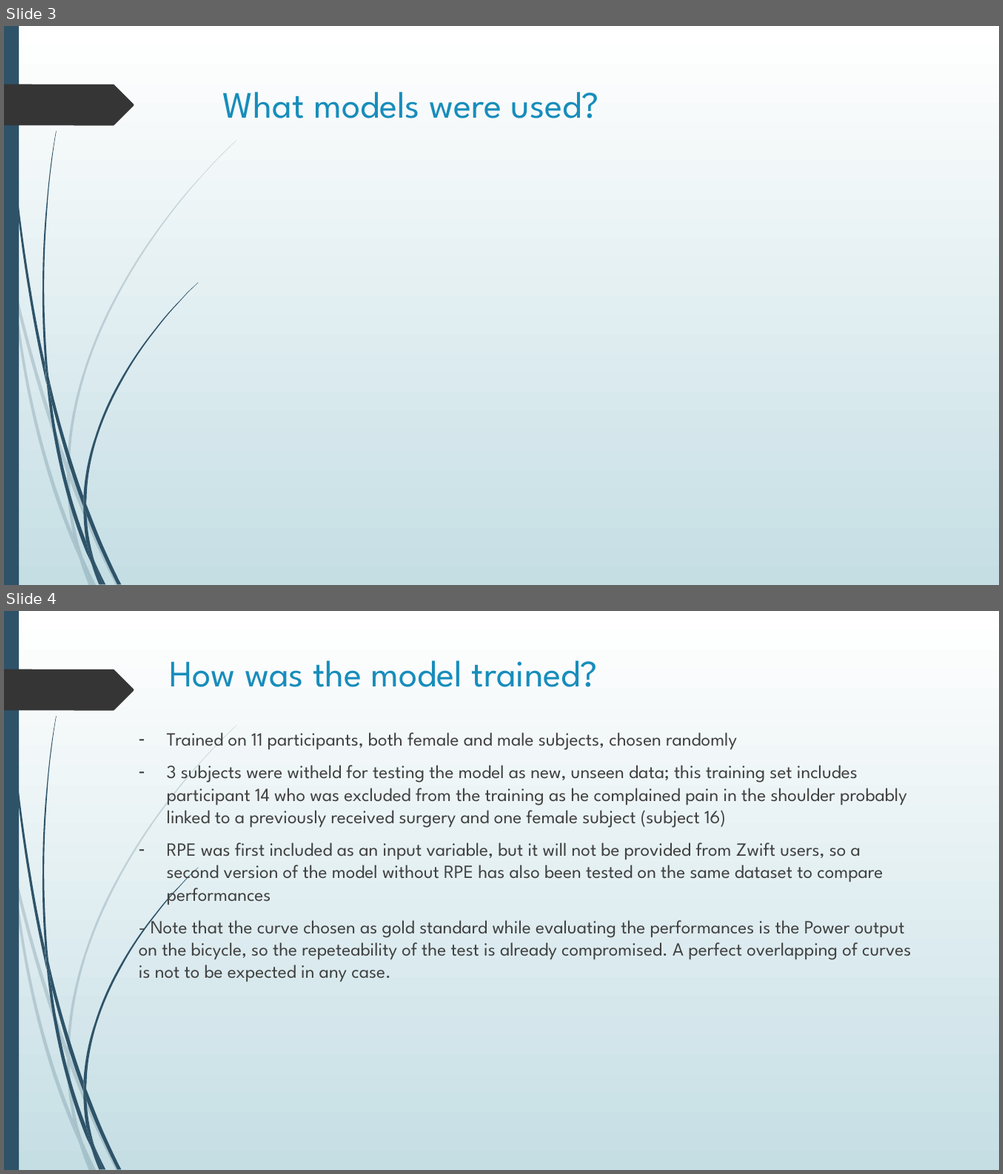
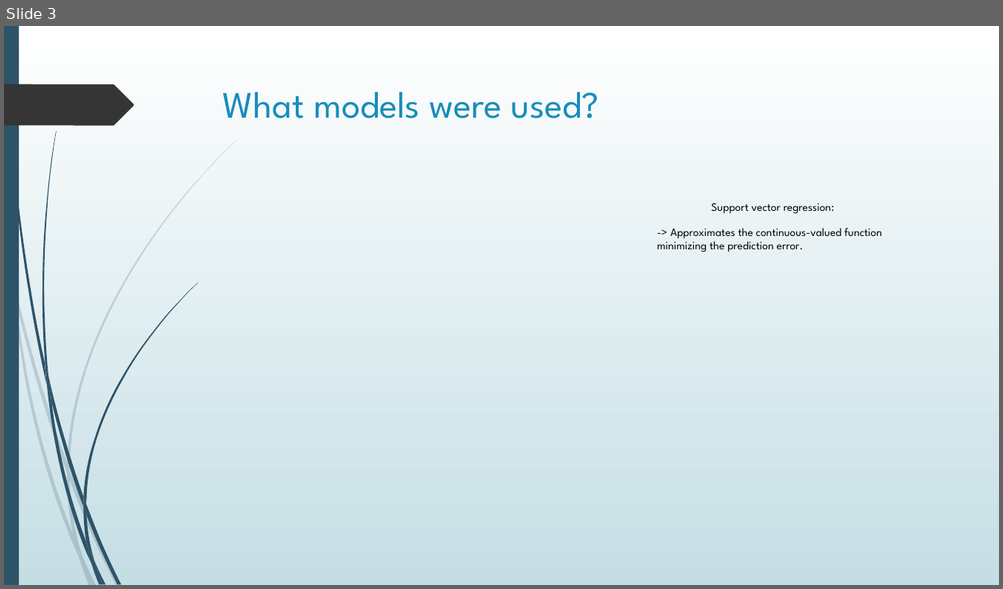
Before and after one commit to MadBerry42/Zwift, a slide deck: Models for handcycle Power output.pptx. Shown one above the other, each under a label of ours: slides 3 and 4 before the commit, slide 3 after it. The pictures are 1003x1174 and 1003x589 pixels, drawn with LibreOffice and Linux fonts; fonts in the diff are those of the drawing; grey boxes stand for pictures. Boxes give left, top, right and bottom in pixels: in the first picture for what was removed or moved away, otherwise in the second. Text is boxed around its words. In the diff, an @@ line names an element or a change of style, - is before the commit and + after.

```diff
--- a/Models for handcycle Power output.pptx
+++ b/Models for handcycle Power output.pptx
@@ slide 4 removed at <box>4,611,999,1170</box>, background gradient #FFFFFF to #C5DEE5; not listed: 24 template elements that a slide beside it also shows @@
@@ title removed at <box>169,661,597,687</box> @@
-How was the model trained?
@@ text removed at <box>139,732,910,982</box> @@
-– Trained on 11 participants, both female and male subjects, chosen randomly
-– 3 subjects were witheld for testing the model as new, unseen data; this training set includes participant 14 who was excluded from the training as he complained pain in the shoulder probably linked to a previously received surgery and one female subject (subject 16)
-– RPE was first included as an input variable, but it will not be provided from Zwift users, so a second version of the model without RPE has also been tested on the same dataset to compare performances
-- Note that the curve chosen as gold standard while evaluating the performances is the Power output on the bicycle, so the repeteability of the test is already compromised. A perfect overlapping of curves is not to be expected in any case.
@@ slide 3 changed as well @@
@@ text added at <box>711,203,834,214</box>, 11 pt, text #000000 @@
+Support vector regression:
@@ text added at <box>657,228,882,252</box>, 11 pt, text #000000 @@
+-> Approximates the continuous-valued function minimizing the prediction error.
```
Also in this commit, not shown: 12 slides added, 8 other slides removed.
